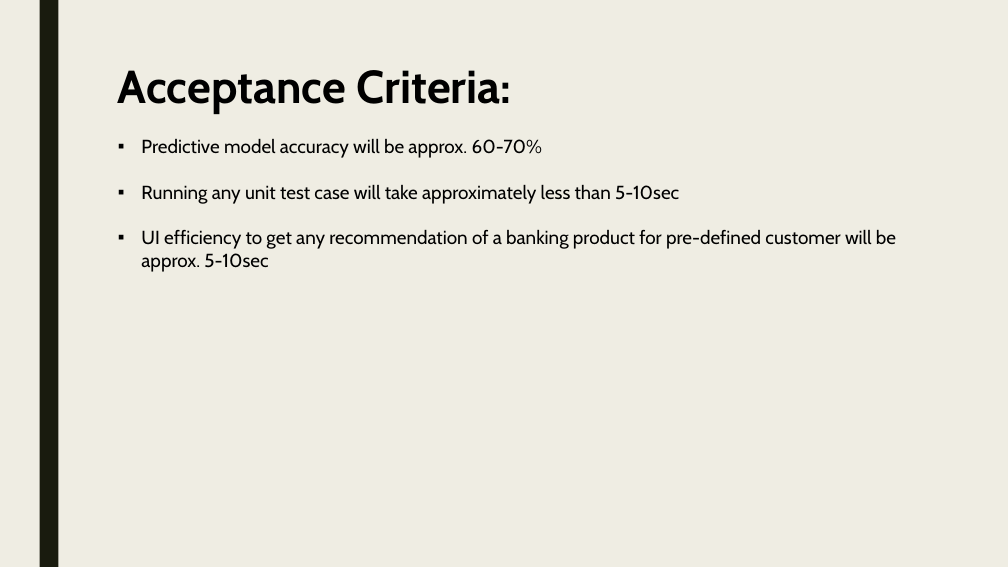
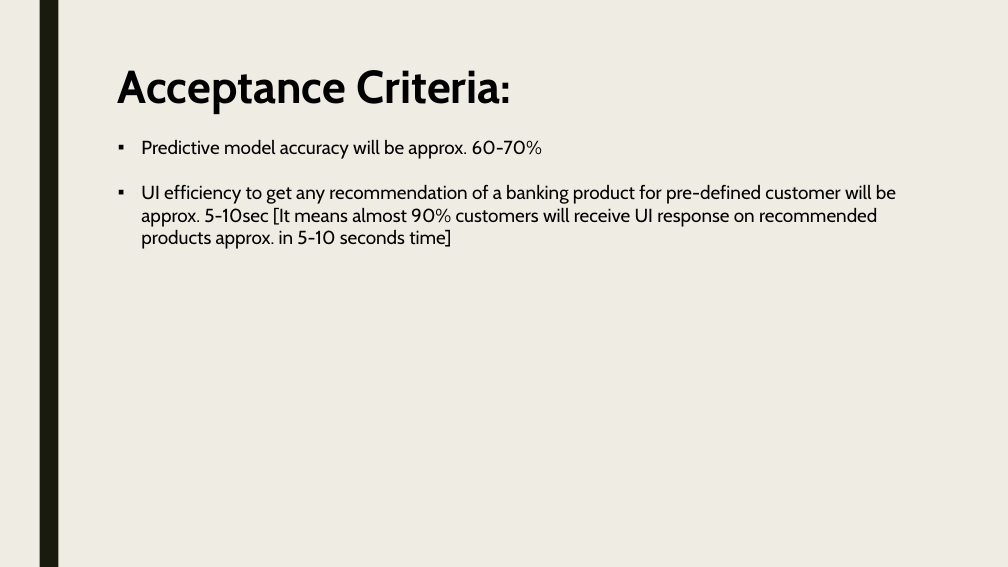
Before and after one commit to vaishalilambe/Team7_Santander_Product_Recommendation, a slide deck: slide 7 of Project_Presentation.pptx. Drawn at 1008x567 pixels with LibreOffice and Linux fonts; fonts in the diff are those of the drawing. Boxes give left, top, right and bottom in pixels: in the first picture for what was removed or moved away, otherwise in the second. Text is boxed around its words. In the diff, an @@ line names an element or a change of style, - is before the commit and + after.

```diff
--- a/Project_Presentation.pptx
+++ b/Project_Presentation.pptx
@@ text at [141, 184, 896, 249]: text changed @@
-▪ Running any unit test case will take approximately less than 5-10sec
-▪ UI efficiency to get any recommendation of a banking product for pre-defined customer will be approx. 5-10sec
+▪ UI efficiency to get any recommendation of a banking product for pre-defined customer will be approx. 5-10sec [It means almost 90% customers will receive UI response on recommended products approx. in 5-10 seconds time]
```
Also in this commit, not shown: 5 other slides changed, 1 slide removed.
